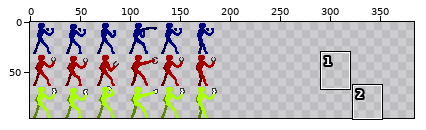
Sprite sheet, stored at images/animationer.png. Above: a wide view before the commit, with the close-up outlined.
Close-up. Earlier state:
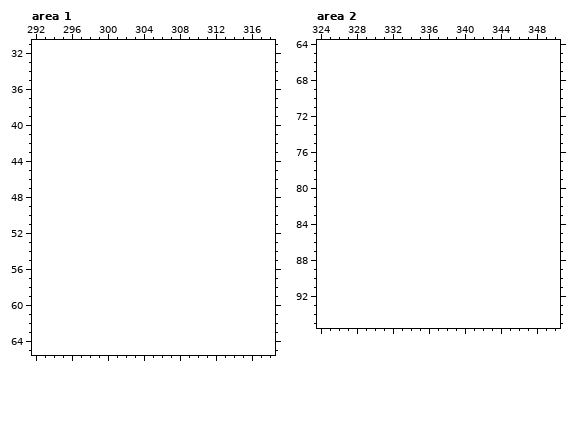
The file is 192x96 pixels. Shown: area 1: x 292..318, y 31..65; area 2: x 324..350, y 64..95. The old version is drawn lined up with the new one, on the new canvas. The commit also changed other parts of the picture, which this record leaves out.
The same view after the edit:
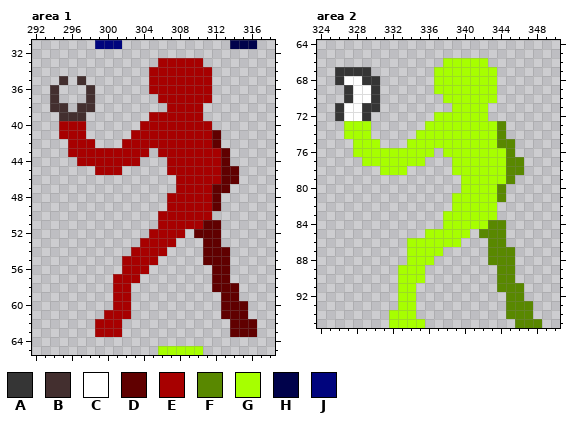
Palette (. is transparent): A #353535  B #432f2f  C #ffffff  D #600000  E #a70000  F #598800  G #a7ff00  H #00024b  J #00047d
What changed:
canvas 192x96 -> 384x96
Changed rows in their new state; - is an unchanged pixel.
Area 1:
first column x 294:
31 -----JJJ------------HHH
33 ------------EEEEE------
34 -----------EEEEEEE-----
35 -B-B-------EEEEEEE-----
36 B---B------EEEEEEE-----
37 B---B-------EEEEEE-----
38 BB-BB--------EEEE------
39 -BBB-------EEEEEE------
40 -EEE------EEEEEEEE-----
41 -EEE-----EEEEEEEEED----
42 --EEE---EEEEEEEEEED----
43 --EEEEEEEEE-EEEEEEED---
44 ---EEEEEEE---EEEEEED---
45 -----EEE-----EEEEEEDD--
46 --------------EEEEEDD--
47 --------------EEEEDD---
48 -------------EEEEED----
49 -------------EEEEED----
50 ------------EEEEEE-----
51 ------------EEEEEDD----
52 -----------EEEE-DDD----
53 ----------EEEE---DD----
54 ---------EEEE----DDD---
55 --------EEEE-----DDD---
56 --------EEE-------DD---
57 -------EEE--------DD---
58 -------EE---------DDD--
59 -------EE----------DD--
60 -------EE----------DDD-
61 ------EEE----------DDD-
62 -----EEE------------DDD
63 -----EEE------------DDD
65 ------------GGGGG------
Area 2:
first column x 326:
66 ------------GGGGG------
67 AAAA-------GGGGGGG-----
68 ACCAA------GGGGGGG-----
69 -ACCA------GGGGGGG-----
70 -ACCA-------GGGGGG-----
71 ACCAA--------GGGG------
72 ACCA-------GGGGGG------
73 -GGG------GGGGGGGGF----
74 -GGG-----GGGGGGGGGF----
75 --GGG---GGGGGGGGGGFF---
76 --GGGGGGGGG-GGGGGGGF---
77 ---GGGGGGG---GGGGGGFF--
78 -----GGG-----GGGGGGFF--
79 --------------GGGGGF---
80 --------------GGGGF----
81 -------------GGGGGF----
82 -------------GGGGG-----
83 ------------GGGGGG-----
84 ------------GGGGGFF----
85 ----------GGGGG-FFF----
86 --------GGGGGG---FF----
87 --------GGGG-----FFF---
88 --------GGG------FFF---
89 -------GGG--------FF---
90 -------GGG--------FF---
91 -------GG---------FFF--
92 -------GG----------FF--
93 -------GG----------FFF-
94 ------GGG----------FFF-
95 ------GGGG----------FFF
Boxes around the changes in both close-ups, in picture pixels (x1, y1, x2, y2):
added: (50, 40, 257, 355)
added: (335, 58, 542, 328)
